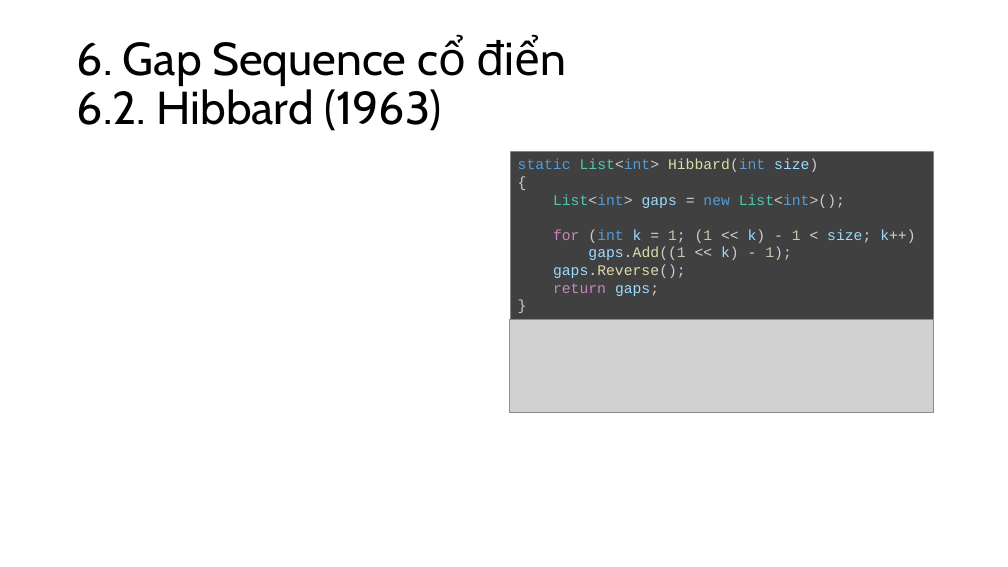
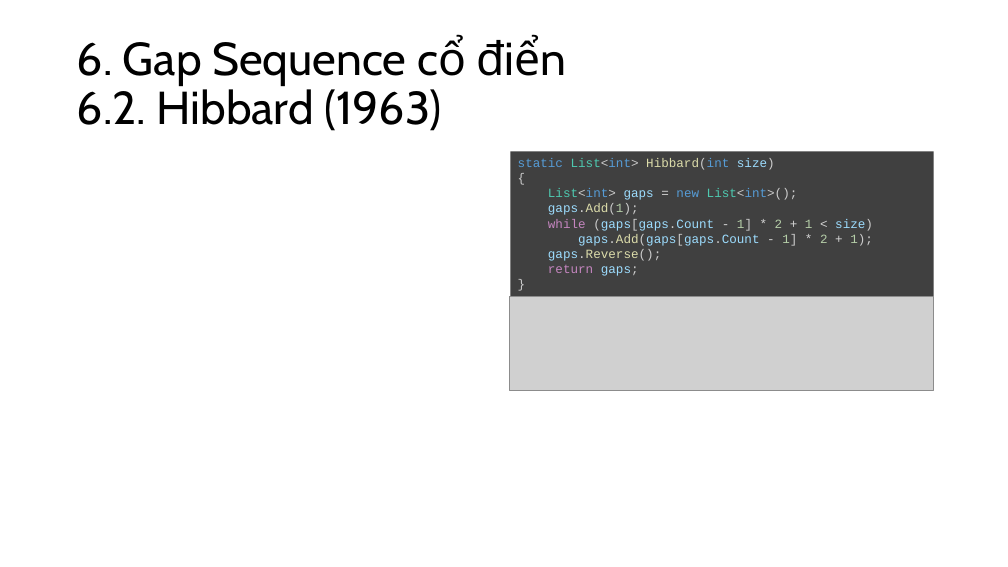
Before and after one commit to Wateraice727/Shell-Sort-Complexity-Analysis, a slide deck: slide 62 of Document/Shell Sort.pptx. Drawn at 1008x567 pixels with LibreOffice and Linux fonts; fonts in the diff are those of the drawing; grey boxes stand for pictures. Boxes give left, top, right and bottom in pixels: in the first picture for what was removed or moved away, otherwise in the second. Text is boxed around its words. In the diff, an @@ line names an element or a change of style, - is before the commit and + after.

```diff
--- a/Document/Shell Sort.pptx
+++ b/Document/Shell Sort.pptx
@@ rectangle "static List<int> Hibbard(int size)" resized from (x1=510, y1=151, x2=934, y2=319) to (x1=510, y1=151, x2=934, y2=296) @@
@@ text in rectangle at (x1=518, y1=158, x2=798, y2=276): size 14 to 12 pt in "static List<int> Hibbard(int size)", "{", "List<int> gaps = new List<int>();", "gaps.Reverse();" and 2 more places @@
@@ text in rectangle at (x1=548, y1=203, x2=873, y2=246): text changed; size 14 to 12 pt @@
-for (int k = 1; (1 << k) - 1 < size; k++)
-gaps.Add((1 << k) - 1);
+gaps.Add(1);
+while (gaps[gaps.Count - 1] * 2 + 1 < size)
+gaps.Add(gaps[gaps.Count - 1] * 2 + 1);
@@ picture moved from (x1=510, y1=319, x2=933, y2=413) to (x1=510, y1=296, x2=933, y2=390) @@
```
Also in this commit, not shown: 1 other slide changed, 8 other files.
